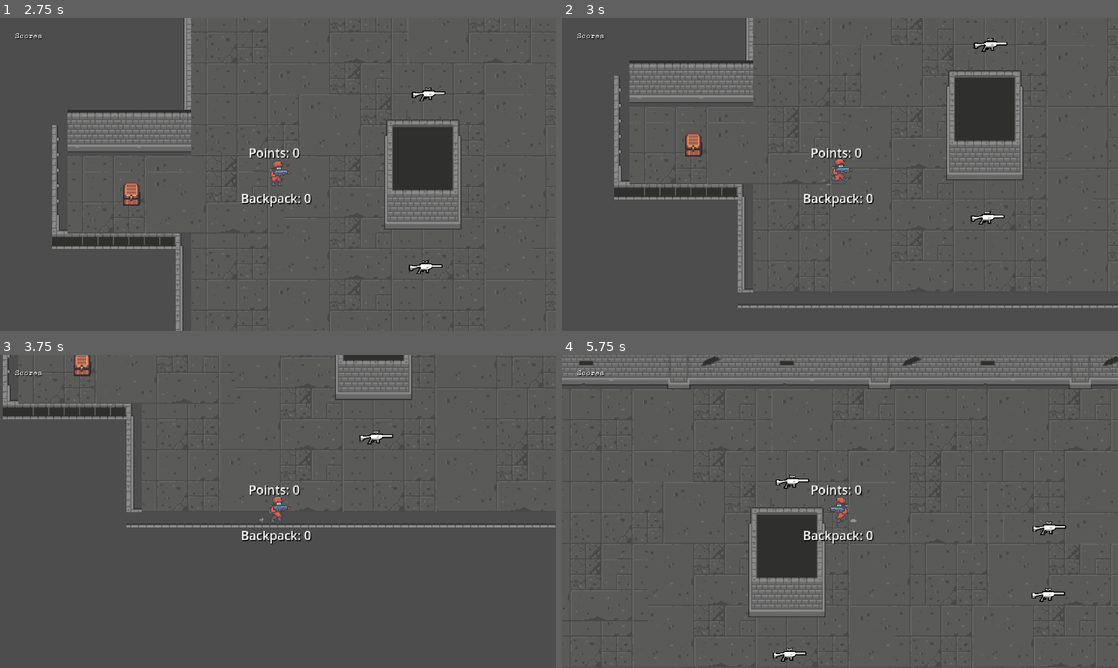
Above: before the commit, frames 1-4 (two rows, left to right).
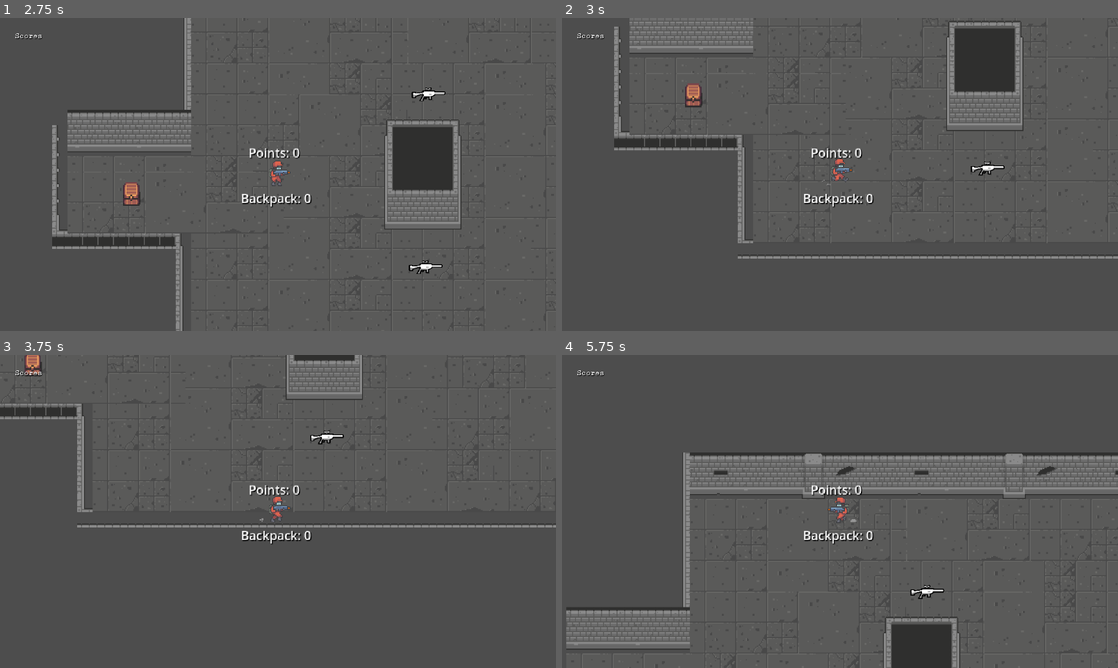
Above: after the commit, the same moments.

Repository: Milwer7/Tiamat-Studios-Game
Game: Godot game, scene res://scenes/start_menu.tscn
Same seed, same stepped clock (60 frames per second), same inputs: the game is played once before the commit and once after it.
Inputs:
- Up to frame 1 (2.75 s): tap Enter at 0.5 s; hold D (move_right) 0.53-1.25 s; tap E (pick) at 0.6 s; click "Host" at 1.25 s; click "Ready" at 2 s
- Up to frame 2 (3 s): hold S (move_down) from 2.78 s (still down); tap Enter at 2.85 s
- Up to frame 3 (3.75 s): release S (move_down) at 3.53 s; hold D (move_right) from 3.53 s (still down); tap E (pick) at 3.6 s
- Up to frame 4 (5.75 s): release D (move_right) at 4.28 s; hold W (move_up) 4.28-5.03 s; tap Enter at 4.35 s; hold A (move_left) from 5.03 s (still down); tap E (pick) at 5.1 s

Frame 1 is identical in both runs. In frame 2, 12% of the frame differs, in the area x 9-100%, y 0-93%; in frame 3, 3.5%; in frame 4, 19%, in the area x 0-100%, y 0-100%.
Error in both runs: Cannot call method 'get_unique_id' on a null value. (res://scripts/lobby.gd:98)

Commit message:
Lag patched owo

Diff:
--- a/scripts/player.gd
+++ b/scripts/player.gd
@@ -62,7 +62,8 @@
 		if is_on_deposit_zone and backpack_size > 0 and deposit_delay.time_left == 0:
 			deposit()
 
-		#Animation
+	#Animation
+	move_and_slide()
 	if move_input.x != 0:
 		pivot.scale.x = sign(move_input.x)
 	if abs(velocity.x) >= 10 or abs(velocity.y) >= 10 or move_input != Vector2.ZERO:
